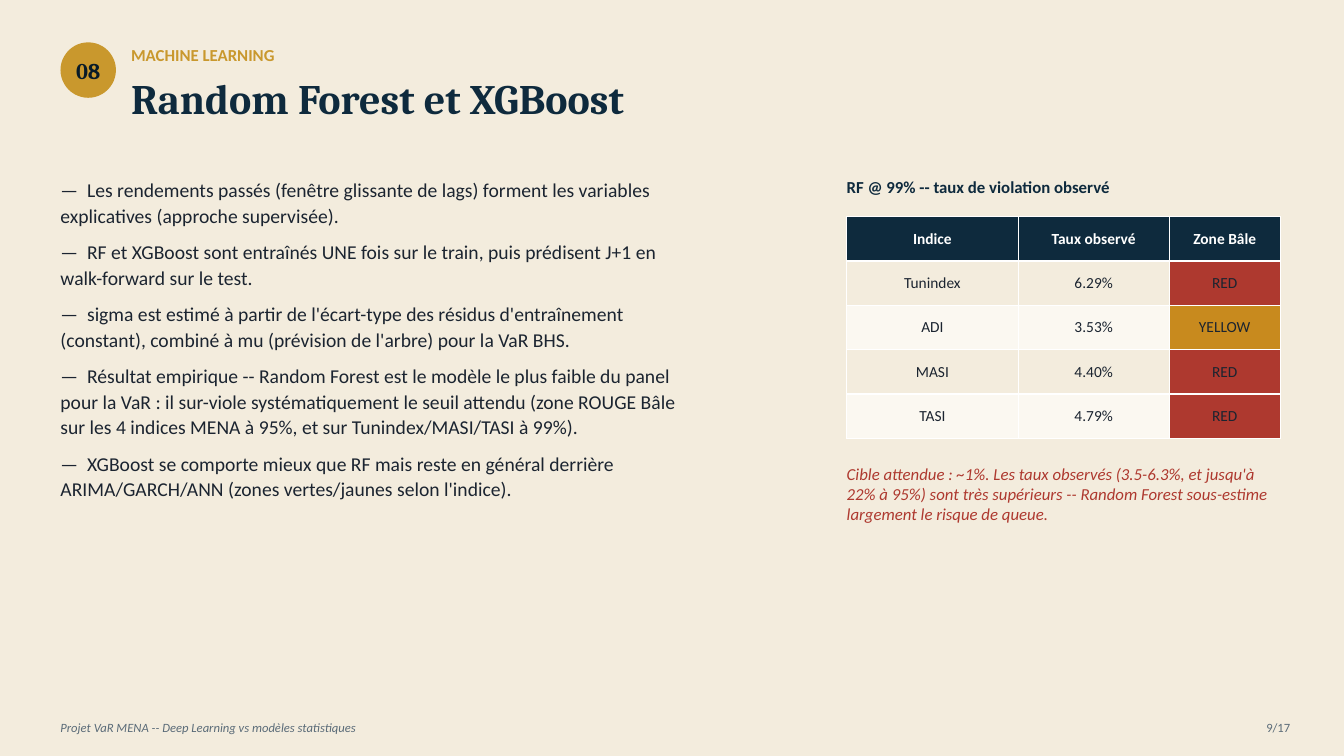
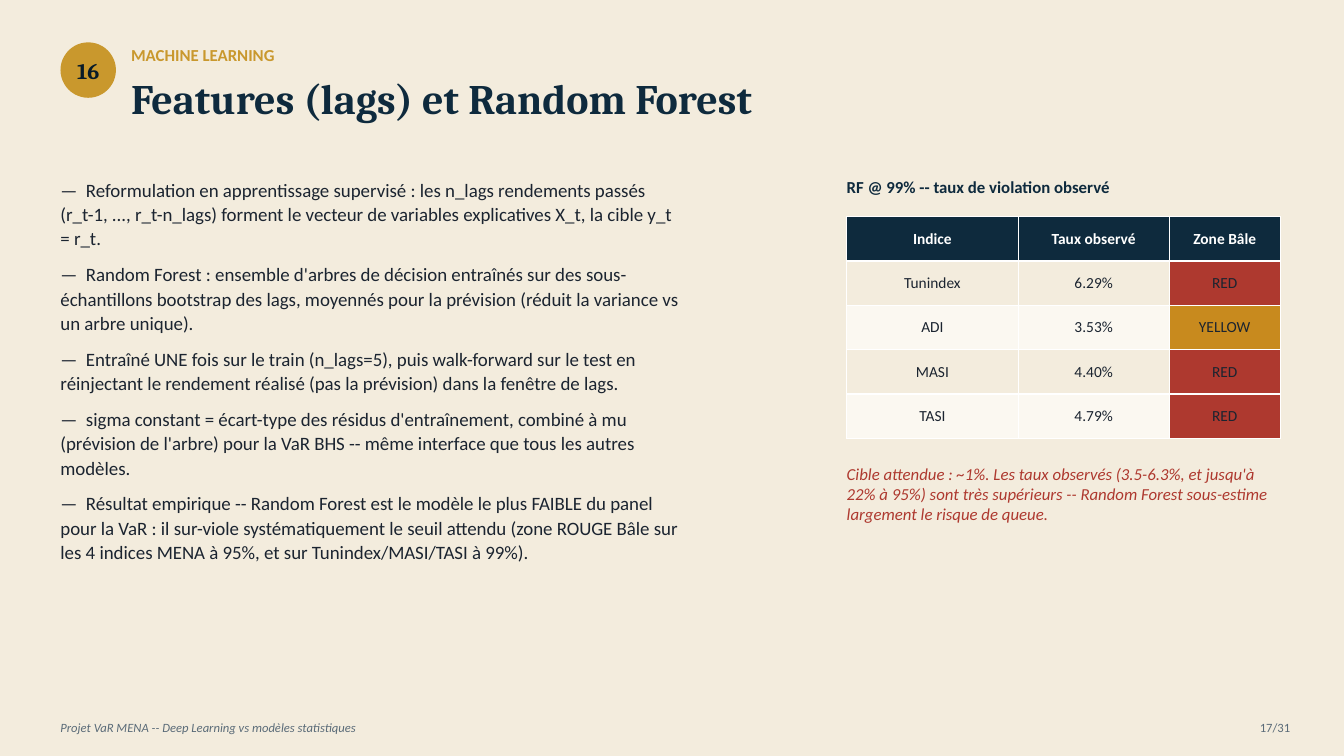
Before and after one commit to AhmedBenArfa/Projet-MENA-Series-temporelles, a slide deck: slide 17 of presentation/VaR_MENA.pptx (slide 9 before the commit). Drawn at 1344x756 pixels with LibreOffice and Linux fonts; fonts in the diff are those of the drawing. Boxes give left, top, right and bottom in pixels: in the first picture for what was removed or moved away, otherwise in the second. Text is boxed around its words. In the diff, an @@ line names an element or a change of style, - is before the commit and + after.

Commit message:
Presentation detaillee : explications series temporelles + email corrige
Passage de 17 a 31 slides pour expliquer en detail chaque notion de
series temporelles utilisee dans le pipeline (decomposition, stationnarite,
ADF/KPSS, ACF/PACF, operateur retard, ARIMA/SARIMA, ARCH/GARCH, ML/DL,
VaR BHS, backtesting Kupiec/Christoffersen/Bale). Ajout de 3 figures
(ACF/PACF, decomposition illustrative, volatilite conditionnelle GARCH).
Correction de l'adresse email de contact.

```diff
--- a/presentation/VaR_MENA.pptx
+++ b/presentation/VaR_MENA.pptx
@@ text in ellipse at <box>77,64,99,79</box>: text changed @@
-08
+16
@@ text at <box>131,83,752,124</box>: text changed @@
-Random Forest et XGBoost
+Features (lags) et Random Forest
@@ text at <box>60,184,678,562</box>: text changed; size 14 to 13.5 pt @@
-— Les rendements passés (fenêtre glissante de lags) forment les variables explicatives (approche supervisée).
-— RF et XGBoost sont entraînés UNE fois sur le train, puis prédisent J+1 en walk-forward sur le test.
-— sigma est estimé à partir de l'écart-type des résidus d'entraînement (constant), combiné à mu (prévision de l'arbre) pour la VaR BHS.
-— Résultat empirique -- Random Forest est le modèle le plus faible du panel pour la VaR : il sur-viole systématiquement le seuil attendu (zone ROUGE Bâle sur les 4 indices MENA à 95%, et sur Tunindex/MASI/TASI à 99%).
-— XGBoost se comporte mieux que RF mais reste en général derrière ARIMA/GARCH/ANN (zones vertes/jaunes selon l'indice).
+— Reformulation en apprentissage supervisé : les n_lags rendements passés (r_t-1, ..., r_t-n_lags) forment le vecteur de variables explicatives X_t, la cible y_t = r_t.
+— Random Forest : ensemble d'arbres de décision entraînés sur des sous-échantillons bootstrap des lags, moyennés pour la prévision (réduit la variance vs un arbre unique).
+— Entraîné UNE fois sur le train (n_lags=5), puis walk-forward sur le test en réinjectant le rendement réalisé (pas la prévision) dans la fenêtre de lags.
+— sigma constant = écart-type des résidus d'entraînement, combiné à mu (prévision de l'arbre) pour la VaR BHS -- même interface que tous les autres modèles.
+— Résultat empirique -- Random Forest est le modèle le plus FAIBLE du panel pour la VaR : il sur-viole systématiquement le seuil attendu (zone ROUGE Bâle sur les 4 indices MENA à 95%, et sur Tunindex/MASI/TASI à 99%).
@@ text at <box>1260,723,1290,732</box>: text changed @@
-9/17
+17/31
```
Also in this commit, not shown: 16 other slides changed, 14 slides added, 4 other files.
